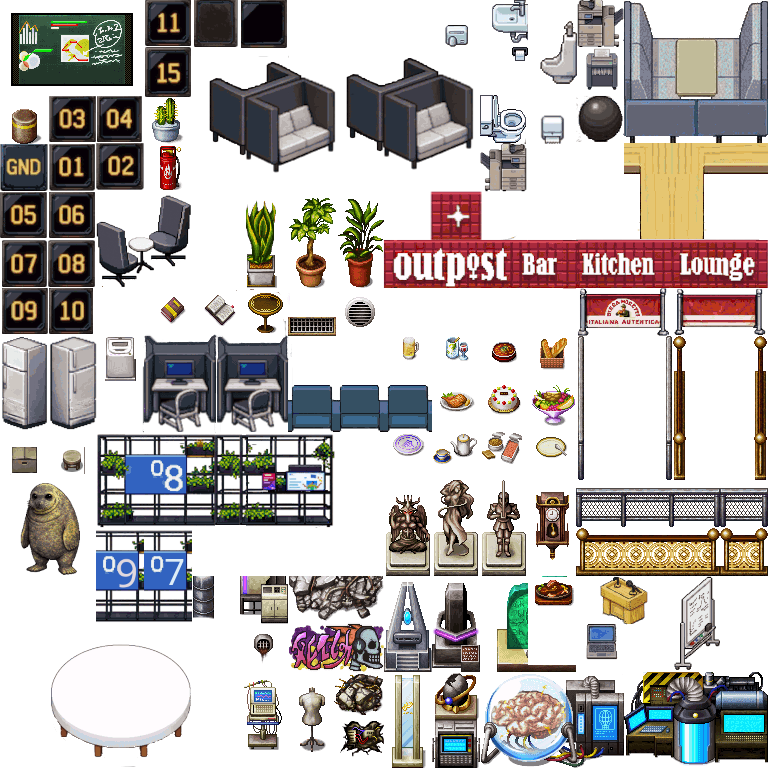
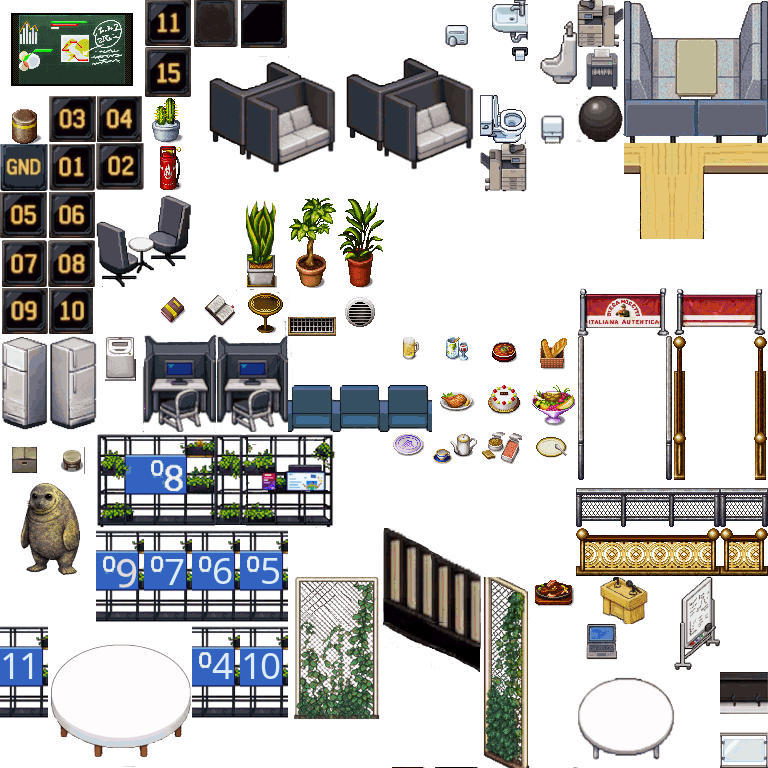
Before/after of a 768 x 768 layered artwork. What changed in the layer stack:
removed layer "Pasted Layer #4" over [587, 317, 660, 328]
removed layer "Floated Layer #1" over [603, 612, 645, 624]
removed layer "Transformation #6" over [603, 575, 645, 624]
removed layer "Pasted Layer #7" over [20, 75, 768, 328]
removed layer "Pasted Layer #2" over [383, 239, 768, 289]
removed layer "Pasted Layer #1" over [430, 191, 482, 240]
removed layer "Transformation" over [117, 352, 181, 588]
added layer "6 #4" above "6 #3" over [3, 653, 33, 679]
added layer "6 #3" above "6 #1" over [244, 653, 280, 679]
added layer "6 #1" above "6 #2" over [262, 558, 280, 584]
added layer "6 #2" above "6" over [212, 653, 233, 679]
added layer "Lvl09 Frame copy #1" above "Lvl09 Frame copy #5" over [192, 530, 240, 622]
added layer "Lvl09 Frame copy #5" above "Lvl09 Frame copy #4" over [0, 626, 48, 718]
added layer "Lvl09 Frame copy #4" above "Lvl09 Frame copy #3" over [240, 626, 288, 719]
added layer "Lvl09 Frame copy #3" above "Lvl09 Frame copy #2" over [192, 626, 240, 718]
added layer "Lvl09 Frame copy #2" above "Lvl09 Frame copy" over [240, 530, 288, 623]
removed layer "Lvl09 Frame" over [117, 558, 137, 588]
removed layer "tilesets_modern___mack_by_milkian_dbz1aoz-375w-2x.png copy #1" over [10, 75, 768, 768]
removed layer "Right chair front" over [217, 351, 288, 424]
removed layer "Left Chair front" over [144, 352, 216, 422]
removed layer "Fridge chairbacks" over [40, 345, 288, 445]
removed layer "Transformation #2" over [382, 75, 438, 144]
removed layer "ChatGPT Image Mar 9, 2026, 04_10_59 PM.png copy #1" over [351, 75, 438, 144]
renamed "ChatGPT Image Mar 9, 2026, 04_10_59 PM.png copy #2" to "Base tiles", painted on it over [0, 75, 768, 768]
…and 2 more changes (1 added, 1 removed)
